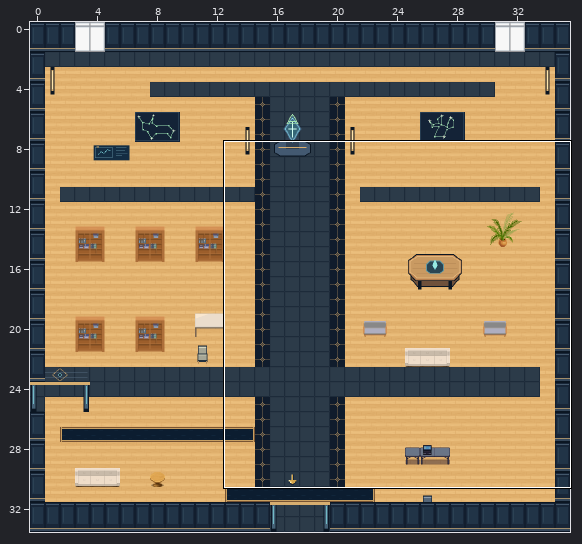
Tiled map (JSON): maps/earth-district.tmj. Above: a wide view before the commit, with the close-up outlined.
Close-up. The starting point:
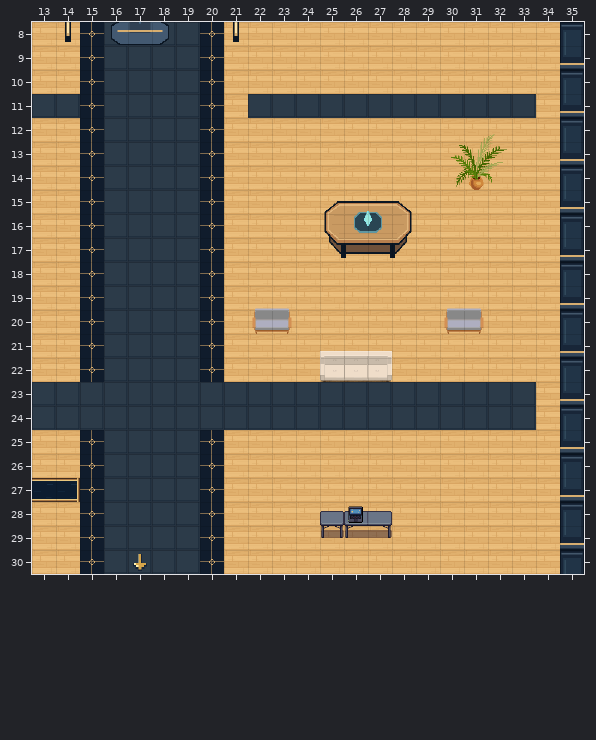
Cells are 32x32 px. Shown: x 13..35, y 8..30. The commit also changed other parts of the map, which this record leaves out.
And afterwards:
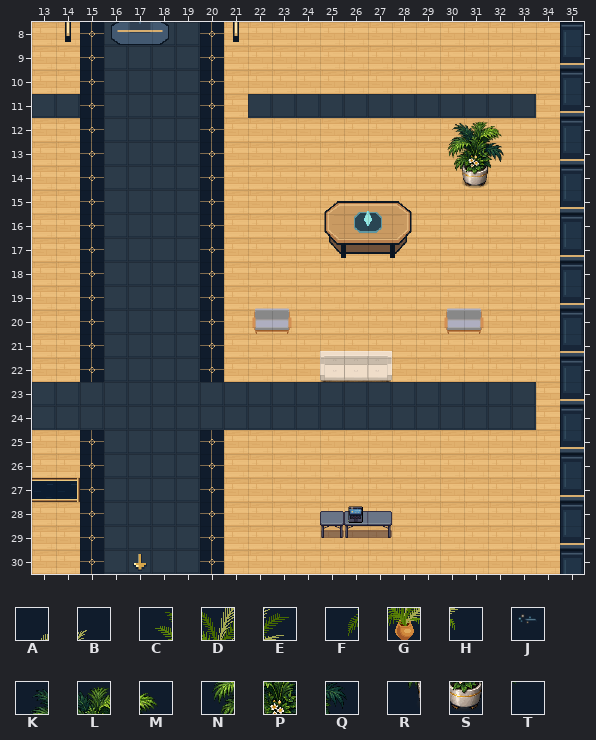
Key: from "art-6": A 61, B 62, C 72, D 73, E 74, F 84, G 85, H 86; from "world-ambient-earth-district-d": J 5; from "world-ambient-plants": K 0, L 1, M 2, N 3, P 4, Q 5, R 6, S 7, T 8.
_ is an empty cell.
Tiles of an added or newly shown layer are drawn over the layers below it.
The edit:
Layer "scenery-belowAvatar-0":
The edit adds tile R in row 14 at x 30.
The edit adds tile S in row 14 at x 31.
The edit adds tile T in row 14 at x 32.
Layer "world-ambient-earth-district-d" (added):
The edit adds tile J in row 28 at x 26.
Layer "scenery-aboveAvatar-0":
The edit adds tile K in row 12 at x 30.
Tile A gives way to tile L in row 12 at x 31.
Tile B gives way to tile M in row 12 at x 32.
Tile C gives way to tile N in row 13 at x 30.
Tile D gives way to tile P in row 13 at x 31.
Tile E gives way to tile Q in row 13 at x 32.
Tile F is removed in row 14 at x 30.
Tile G is removed in row 14 at x 31.
Tile H is removed in row 14 at x 32.
Changed places in both close-ups, as pixel boxes (x1, y1, x2, y2):
changed: (447, 121, 507, 190)
added: (349, 507, 363, 514)
